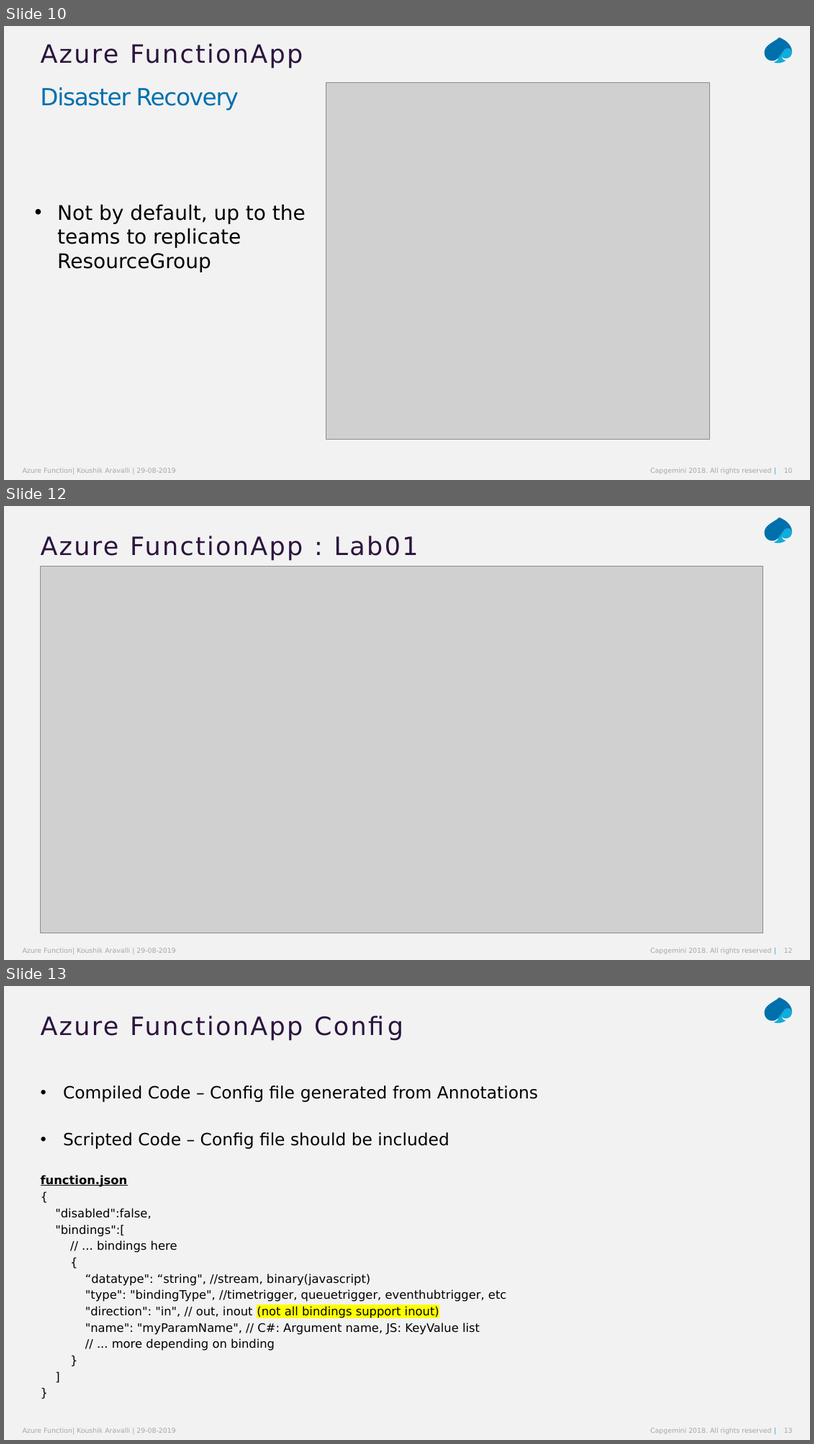
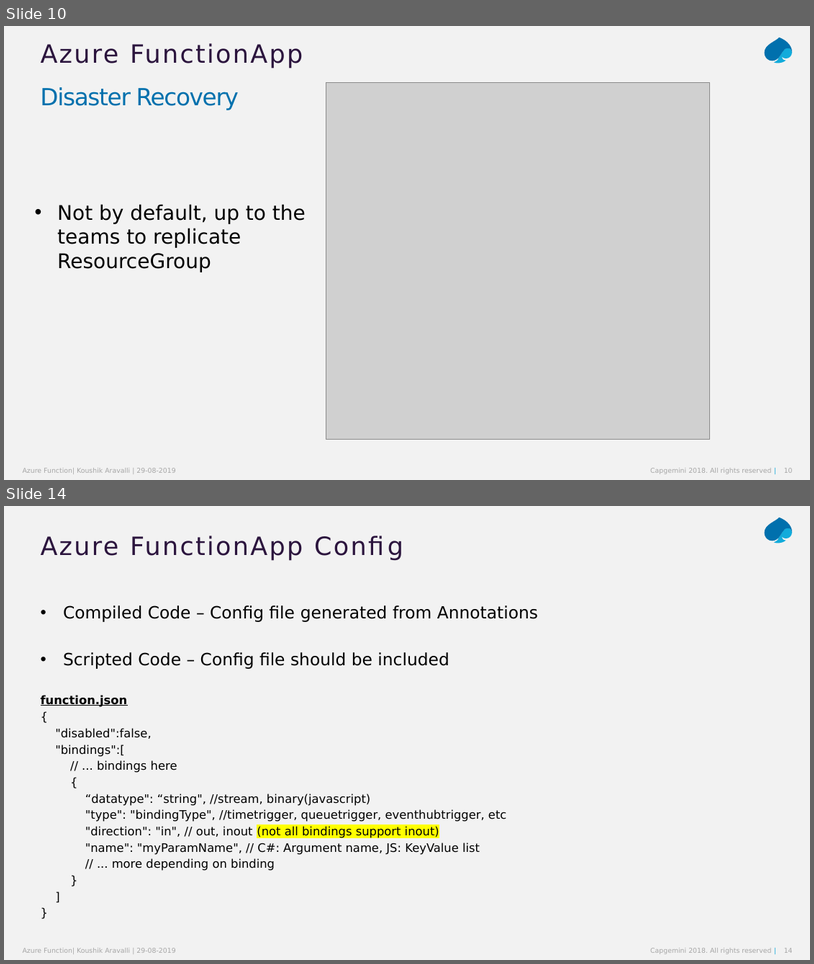
Before and after one commit to koushik-aravalli/az-function-lab, a slide deck: Azure-Function-203.pptx. Shown one above the other, each under a label of ours: slides 10, 12 and 13 before the commit, slides 10 and 14 after it; the slides between them are not shown. The pictures are 814x1444 and 814x964 pixels, drawn with LibreOffice and Linux fonts; fonts in the diff are those of the drawing; grey boxes stand for pictures. Boxes give left, top, right and bottom in pixels: in the first picture for what was removed or moved away, otherwise in the second. Text is boxed around its words. In the diff, an @@ line names an element or a change of style, - is before the commit and + after.

```diff
--- a/Azure-Function-203.pptx
+++ b/Azure-Function-203.pptx
@@ slide 12 removed at (4, 506, 810, 960), background #F2F2F2; not listed: 5 template elements that a slide beside it also shows @@
@@ title removed at (41, 536, 419, 561) @@
-Azure FunctionApp : Lab01
@@ picture removed at (40, 566, 763, 933) @@
@@ what was slide 13 is now slide 14 @@
@@ page number at (784, 947, 793, 952): text changed @@
-13
+14
```
Also in this commit, not shown: 2 slides changed, 2 slides added.
